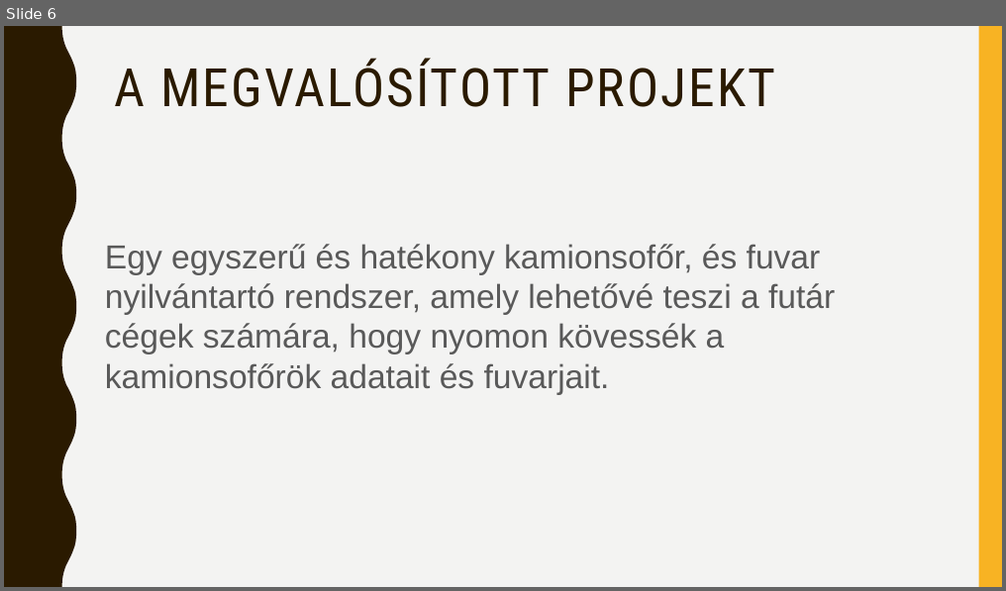
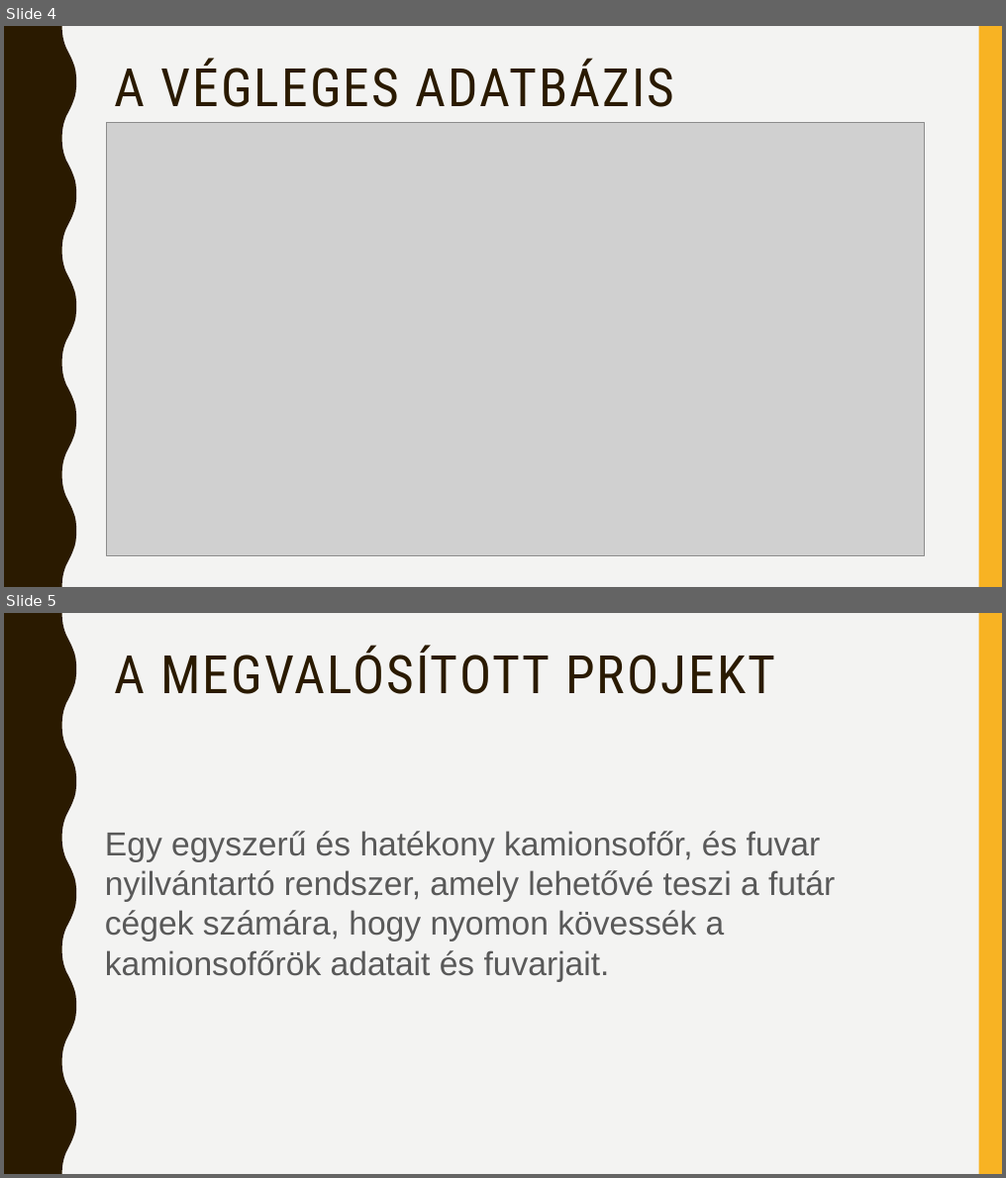
Before and after one commit to suvicsabika/szoftmern_projekt, a slide deck: segedanyagok/Fuvar_nyilvantarto2.pptx. Shown one above the other, each under a label of ours: slide 6 before the commit, slides 4 and 5 after it. The pictures are 1006x591 and 1006x1178 pixels, drawn with LibreOffice and Linux fonts; fonts in the diff are those of the drawing; grey boxes stand for pictures. Boxes give left, top, right and bottom in pixels: in the first picture for what was removed or moved away, otherwise in the second. Text is boxed around its words. In the diff, an @@ line names an element or a change of style, - is before the commit and + after.

Commit message:
Final changes

```diff
--- a/segedanyagok/Fuvar_nyilvantarto2.pptx
+++ b/segedanyagok/Fuvar_nyilvantarto2.pptx
@@ slide 4 added at (x1=4, y1=26, x2=1002, y2=587), background #F3F3F2; not listed: 2 template elements that a slide beside it also shows @@
@@ title added at (x1=114, y1=59, x2=675, y2=107), 51 pt, text #2A1A00 @@
+A VÉGLEGES ADATBÁZIS
@@ picture added at (x1=107, y1=123, x2=924, y2=556) @@
@@ what was slide 6 is now slide 5 @@
```
